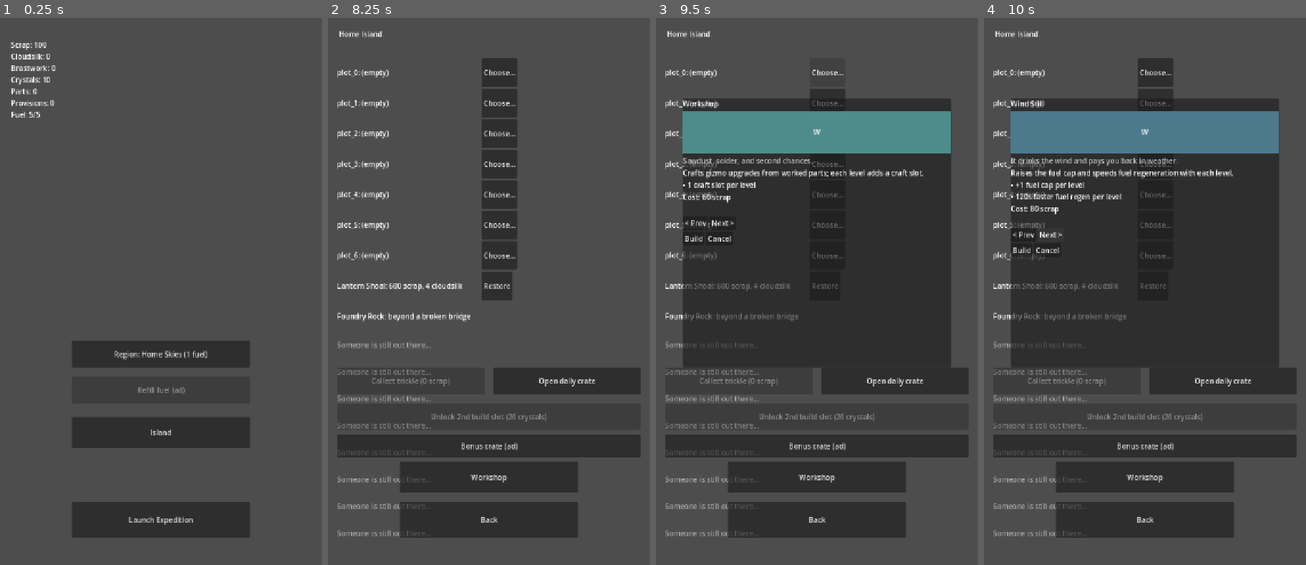
Above: before the commit, frames 1-4 (left to right).
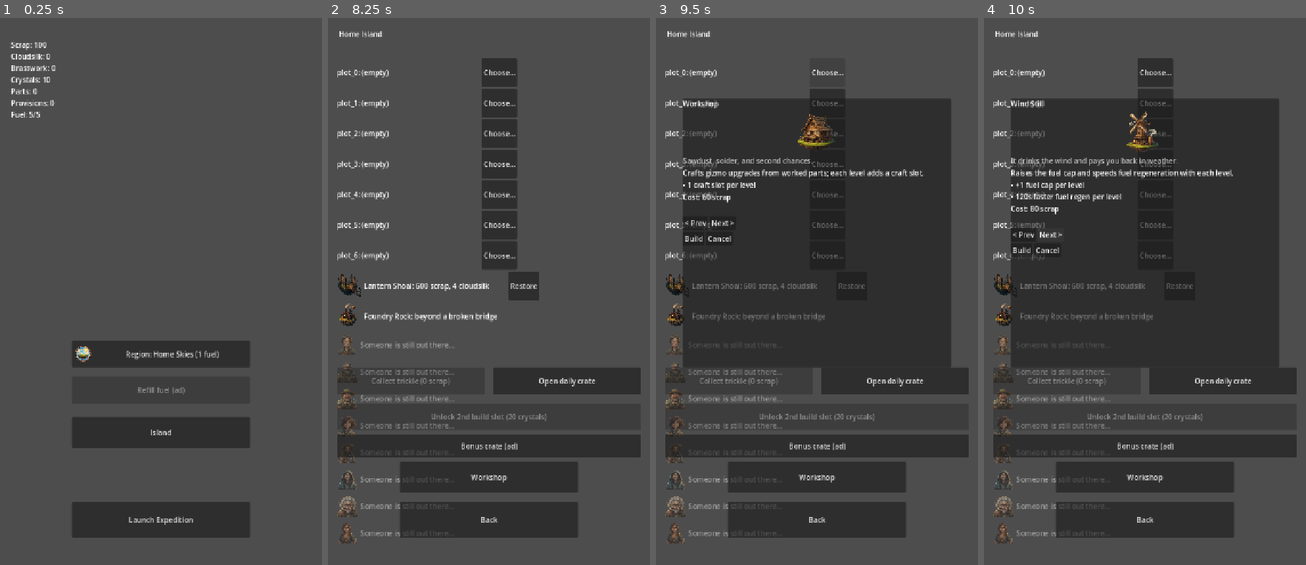
Above: after the commit, the same moments.

Repository: Graydyn/windfall-isle
Game: Godot game, scene res://game/main.tscn
Two runs of this game, one before a commit and one after it. Both use one fixed random seed, a clock stepped at 60 frames per second and the inputs below.
Inputs:
- Up to frame 1 (0.25 s): no input
- Up to frame 2 (8.25 s): click "Island" at 0.5 s; click "Back" at 1.25 s; click "Launch Expedition" at 2 s; click "Back" at 2.75 s; click "Launch Expedition" at 3.5 s; click "Start (1 fuel)" at 4.25 s; click "Abandon" at 5 s; click "Return to Island" at 5.75 s; click "Region: Home Skies (1 fuel)" at 6.5 s; click "Refill fuel (ad)" at 7.25 s; click "Island" at 8 s
- Up to frame 3 (9.5 s): click "Choose..." at 8.75 s
- Up to frame 4 (10 s): click "Next >" at 9.5 s

The runs differ from the first frame. In frame 1, 0.4% of the frame differs, in the area x 23-68%, y 60-63%; in frame 2, 3.0%; in frame 3, 8.3%, in the area x 2-92%, y 17-97%; in frame 4, 8.3%.

Commit message:
feat: meta-screen art (building modal, islets, letters, crew, region emblem)
BuildModal's hashed-tint ColorRect becomes a TextureRect showing the
building illustration, with the lettered placeholder kept as the
missing-art fallback (test updated to match). Islet rows get
ruined/restored thumbnails, crew rows get portraits (dimmed until
rescued), the letter panel gains the parchment 9-slice background and
a per-islet seal/clasp ornament, and the main screen's region selector
shows the region emblem via Button.icon.

Co-Authored-By: Claude Fable 5 <noreply@anthropic.com>

Diff:
--- a/game/base/island_screen.gd
+++ b/game/base/island_screen.gd
@@ -179,6 +179,15 @@
 		var islet_id := String(islet.get("id", ""))
 		var islet_row := HBoxContainer.new()
 		islet_row.custom_minimum_size = Vector2(0, 64)
+		var islet_art := "res://game/art/buildings/islet_%s_%s.png" % [
+			islet_id, "restored" if IsletModel.is_restored(GameState.data, islet_id) else "ruined"]
+		if ResourceLoader.exists(islet_art):
+			var thumb := TextureRect.new()
+			thumb.texture = load(islet_art)
+			thumb.custom_minimum_size = Vector2(56, 56)
+			thumb.expand_mode = TextureRect.EXPAND_IGNORE_SIZE
+			thumb.stretch_mode = TextureRect.STRETCH_KEEP_ASPECT_CENTERED
+			islet_row.add_child(thumb)
 		var islet_label := Label.new()
 		islet_label.custom_minimum_size = Vector2(320, 0)
 		islet_label.text = _islet_row_text(islet, now)
@@ -206,6 +215,15 @@
 		var member_id := String(member.get("id", ""))
 		var crew_row := HBoxContainer.new()
 		crew_row.custom_minimum_size = Vector2(0, 56)
+		var portrait_path := "res://game/art/crew/%s.png" % member_id
+		var portrait: TextureRect = null
+		if ResourceLoader.exists(portrait_path):
+			portrait = TextureRect.new()
+			portrait.texture = load(portrait_path)
+			portrait.custom_minimum_size = Vector2(48, 48)
+			portrait.expand_mode = TextureRect.EXPAND_IGNORE_SIZE
+			portrait.stretch_mode = TextureRect.STRETCH_KEEP_ASPECT_CENTERED
+			crew_row.add_child(portrait)
 		var crew_label := Label.new()
 		crew_label.custom_minimum_size = Vector2(320, 0)
 		crew_label.text = _crew_row_text(member)
@@ -217,6 +235,8 @@
 			crew_row.add_child(assign_button)
 		else:
 			crew_label.modulate.a = 0.5
+			if portrait != null:
+				portrait.modulate.a = 0.5
 		rows.add_child(crew_row)
 	_refresh_static_controls(now)
 
@@ -289,10 +309,15 @@
 	var def: Dictionary = (DataDefs.buildings.get("defs", {}) as Dictionary).get(building_id, {})
 	var display := String(def.get("name", building_id))
 	$BuildModal/VBox/ModalTitle.text = display
-	# Placeholder art: a deterministic tint plus the building's initial; the
-	# art pass swaps this for real portraits.
-	$BuildModal/VBox/ModalPicture.color = Color.from_hsv(float(absi(building_id.hash()) % 360) / 360.0, 0.45, 0.55)
-	$BuildModal/VBox/ModalPicture/PictureLetter.text = display.left(1)
+	# Building illustration (audit 4.2); the lettered placeholder only remains
+	# as the fallback for a building without delivered art.
+	var art_path := "res://game/art/buildings/%s.png" % building_id
+	if ResourceLoader.exists(art_path):
+		$BuildModal/VBox/ModalPicture.texture = load(art_path)
+		$BuildModal/VBox/ModalPicture/PictureLetter.text = ""
+	else:
+		$BuildModal/VBox/ModalPicture.texture = null
+		$BuildModal/VBox/ModalPicture/PictureLetter.text = display.left(1)
 	$BuildModal/VBox/ModalFlavor.text = String(def.get("flavor", ""))
 	$BuildModal/VBox/ModalDescription.text = String(def.get("description", ""))
 	var stats := _stats_text(building_id, def)
@@ -511,6 +536,15 @@
 	for line in vignette.get("lines", []):
 		lines.append(String(line))
 	$LetterPanel/VBox/LetterBody.text = "\n\n".join(lines)
+	# Each letter carries its own ornament: a wax seal for the shoal's letter,
+	# a brass clasp for the foundry log (audit 4.3).
+	var seal_path := String({
+		"lantern_shoal": "res://game/art/ui/seal_lantern.png",
+		"foundry_rock": "res://game/art/ui/clasp_foundry.png",
+	}.get(islet_id, ""))
+	var seal: TextureRect = $LetterPanel/VBox/LetterSeal
+	seal.texture = load(seal_path) if seal_path != "" and ResourceLoader.exists(seal_path) else null
+	seal.visible = seal.texture != null
 	$LetterPanel.visible = true
 
 
--- a/game/base/island_screen.tscn
+++ b/game/base/island_screen.tscn
@@ -1,6 +1,18 @@
-[gd_scene load_steps=2 format=3]
+[gd_scene load_steps=4 format=3]
 
 [ext_resource type="Script" path="res://game/base/island_screen.gd" id="1_is"]
+[ext_resource type="Texture2D" path="res://game/art/ui/letter_panel.png" id="2_letter"]
+
+[sub_resource type="StyleBoxTexture" id="StyleBoxTexture_letter"]
+texture = ExtResource("2_letter")
+texture_margin_left = 48.0
+texture_margin_top = 48.0
+texture_margin_right = 48.0
+texture_margin_bottom = 48.0
+content_margin_left = 32.0
+content_margin_top = 32.0
+content_margin_right = 32.0
+content_margin_bottom = 32.0
 
 [node name="IslandScreen" type="Control"]
 anchors_preset = 15
@@ -79,11 +91,17 @@
 offset_top = 200.0
 offset_right = 680.0
 offset_bottom = 700.0
+theme_override_styles/panel = SubResource("StyleBoxTexture_letter")
 
 [node name="VBox" type="VBoxContainer" parent="LetterPanel"]
 
 [node name="LetterTitle" type="Label" parent="LetterPanel/VBox"]
 text = "A letter"
+
+[node name="LetterSeal" type="TextureRect" parent="LetterPanel/VBox"]
+custom_minimum_size = Vector2(48, 48)
+expand_mode = 1
+stretch_mode = 5
 
 [node name="LetterBody" type="Label" parent="LetterPanel/VBox"]
 custom_minimum_size = Vector2(600, 0)
@@ -103,8 +121,10 @@
 
 [node name="ModalTitle" type="Label" parent="BuildModal/VBox"]
 
-[node name="ModalPicture" type="ColorRect" parent="BuildModal/VBox"]
+[node name="ModalPicture" type="TextureRect" parent="BuildModal/VBox"]
 custom_minimum_size = Vector2(96, 96)
+expand_mode = 1
+stretch_mode = 5
 
 [node name="PictureLetter" type="Label" parent="BuildModal/VBox/ModalPicture"]
 anchors_preset = 15
--- a/game/main.gd
+++ b/game/main.gd
@@ -40,6 +40,10 @@
 	var region_entry := RegionModel.entry(DataDefs.run, _selected_region())
 	var cost := RegionModel.fuel_cost(region_entry, GameState.data["island"])
 	$RegionButton.text = "Region: %s (%d fuel)" % [String(region_entry.get("name", "?")), cost]
+	# Region emblem (audit 4.5) beside the selector text; icon_max_width in
+	# the scene keeps the 192 px art inside the button.
+	var emblem_path := "res://game/art/regions/region_%s_emblem.png" % _selected_region().trim_prefix("region_")
+	$RegionButton.icon = load(emblem_path) if ResourceLoader.exists(emblem_path) else null
 	launch_button.disabled = FuelModel.current(fuel, now) < cost
 
 
--- a/game/main.tscn
+++ b/game/main.tscn
@@ -33,6 +33,7 @@
 offset_top = 720.0
 offset_right = 560.0
 offset_bottom = 780.0
+theme_override_constants/icon_max_width = 48
 text = "Region"
 
 [node name="RefillButton" type="Button" parent="."]
--- a/tests/test_island_screen.gd
+++ b/tests/test_island_screen.gd
@@ -39,8 +39,10 @@
 	assert_eq(String(screen.get_node("BuildModal/VBox/ModalFlavor").text), String(def["flavor"]))
 	assert_eq(String(screen.get_node("BuildModal/VBox/ModalDescription").text), String(def["description"]))
 	assert_string_contains(String(screen.get_node("BuildModal/VBox/ModalCost").text), "60 scrap")
-	assert_eq(String(screen.get_node("BuildModal/VBox/ModalPicture/PictureLetter").text), "W",
-		"the placeholder picture carries the building's initial")
+	assert_not_null(screen.get_node("BuildModal/VBox/ModalPicture").texture,
+		"the modal picture carries the building's illustration")
+	assert_eq(String(screen.get_node("BuildModal/VBox/ModalPicture/PictureLetter").text), "",
+		"the lettered placeholder is only a fallback for missing art")
 
 func test_modal_browsing_wraps_both_ways() -> void:
 	screen._open_build_modal("plot_0")
